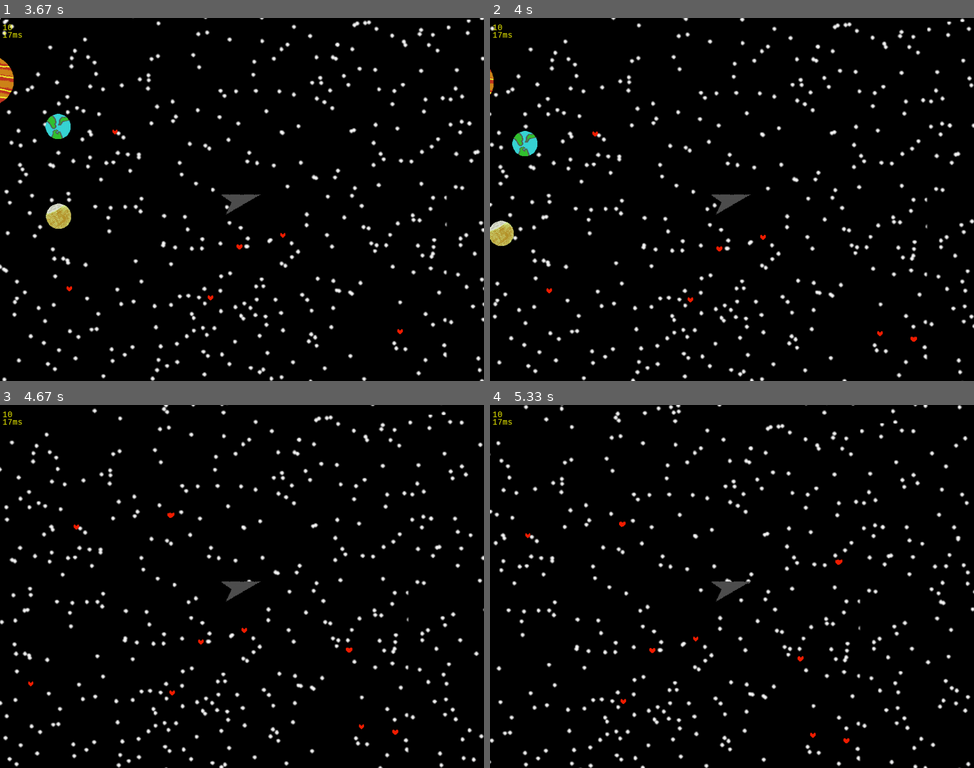
Above: before the commit, frames 1-4 (two rows, left to right).
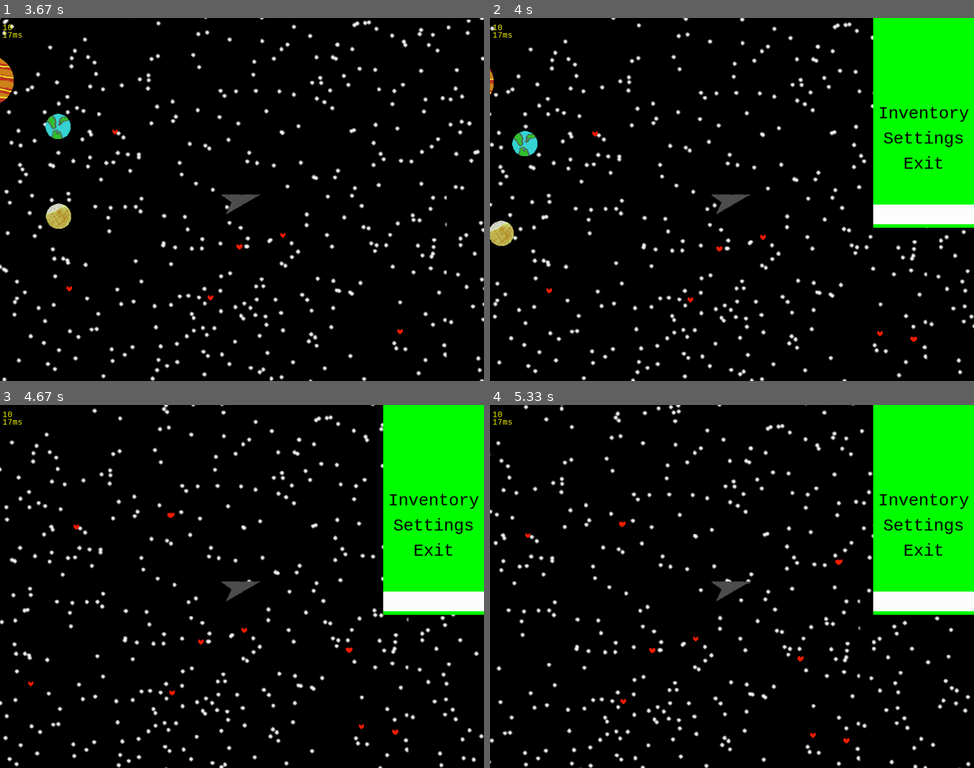
Above: after the commit, the same moments.

Repository: Jacob-OTW/Explorer-in-PyGame
Game: pygame game, started from main.py
The game is run twice, just before and just after one commit, with the same random seed, the same clock (stepped at 60 frames per second) and the same inputs.
Inputs (mouse positions are in pixels of both pictures, inside the frame that each line leads up to):
- Up to frame 1 (3.67 s): tap Space at 0.33, 3.07, 3.47 s; click (396, 188) at 0.72 s; tap A at 1 s; right-click (91, 145) at 1.38 s; click (91, 282) at 1.72 s; click (421, 326) at 2.05 s; hold Up 2.33-2.63 s; click (300, 232) at 2.42 s; hold Down 2.67-2.97 s; click (125, 126) at 2.75 s; hold Up 3-3.37 s; click (217, 293) at 3.08 s; hold Down from 3.4 s (still down); click (242, 243) at 3.48 s
- Up to frame 2 (4 s): release Down at 3.77 s; hold Up from 3.8 s (still down); tap Space at 3.87 s; click (915, 337) at 3.88 s; tap E at 3.95 s
- Up to frame 3 (4.67 s): release Up at 4.1 s; hold Down 4.13-4.43 s; tap Space at 4.2, 4.53 s; click (367, 644) at 4.22 s; hold Up from 4.47 s (still down); click (174, 510) at 4.55 s
- Up to frame 4 (5.33 s): release Up at 4.83 s; hold Down 4.87-5.23 s; tap Space at 4.93 s; click (857, 553) at 4.95 s; tap E at 5.02 s; hold Up from 5.27 s (still down); move the mouse to (901, 680) at 5.3 s

Frame 1 is identical in both runs. In frame 2, 12% of the frame differs, in the area x 79-100%, y 0-58%; in frame 3, 12%; in frame 4, 12%.

Commit message:
Change scales and UI elements

Diff:
--- a/main.py
+++ b/main.py
@@ -21,7 +21,7 @@
                     shop_ui.selected = shop_ui.max_shop_length
             if event.key == pygame.K_DOWN:
                 shop_ui.selected += 1
-                if shop_ui.selected > len(shop_ui.shop_list) - 1:
+                if shop_ui.selected > shop_ui.max_shop_length:
                     shop_ui.selected = 0
             if event.key == pygame.K_RETURN:
                 shop_ui.use()
--- a/player_obj.py
+++ b/player_obj.py
@@ -54,8 +54,7 @@
             if not self.Current_Planet.mask.overlap(play.mask, offset):  # If colliding with Planet
                 self.Current_Planet = None
 
-        # Move game world
-        keyboard = pygame.key.get_pressed()
+        # Move game world if floating
         if not self.Current_Planet:
             stage.change_scroll((self.XF, self.YF))
 
--- a/shop_UI_obj.py
+++ b/shop_UI_obj.py
@@ -15,6 +15,7 @@
         a.append('')
         a.append('')
     a.append('Inventory')
+    a.append('Settings')
     a.append('Exit')
     return a
 
@@ -61,31 +62,29 @@
     def __init__(self):
         super().__init__()
         self.max_shop_length = 7
-        self.image = pygame.Surface((200, (self.max_shop_length + 1) * 75))
+        self.image = pygame.Surface((200, (self.max_shop_length + 1) * 52))
         self.image.fill('Green')
         self.rect = self.image.get_rect(right=stage.SCREEN_WIDTH, top=0)
-        self.selector = pygame.Surface((200, 75))
+        self.shop_list = return_main_menu()
+        self.font = pygame.font.SysFont("monospace", 34)  # setup font for text
+        self.test_text = self.font.render('test text', True, (255, 255, 255))
+        self.selector = pygame.Surface((200, self.test_text.get_height()))
         self.selector.fill('White')
         self.selector_rect = self.selector.get_rect()
         self.selected = 0
-        self.shop_list = return_main_menu()
-        self.font = pygame.font.SysFont("monospace", 32)  # setup font for text
         self.directory = []
         self.cached_item = None
         self.shop = False
         self.page = 0
 
     def update(self):
-        if not play.Current_Planet:
-            self.shop = False
-            self.shop_list = return_main_menu()
-        self.image = pygame.Surface((200, (self.max_shop_length + 1) * 75))
+        self.image = pygame.Surface((200, (self.max_shop_length + 1) * 52))
         self.image.fill('Green')
-        self.selector_rect.center = (100, self.selected * 75 + 37)
+        self.selector_rect.center = (100, self.selected * 50 + self.test_text.get_height())
         self.image.blit(self.selector, self.selector_rect)
         for i, item in enumerate(self.shop_list):
             text = self.font.render(f'{item}', True, (0, 0, 0))
-            text_rect = text.get_rect(center=(100, i * 75 + text.get_height()))
+            text_rect = text.get_rect(center=(100, i * 50 + text.get_height()))
             self.image.blit(text, text_rect)
 
     def use(self):
